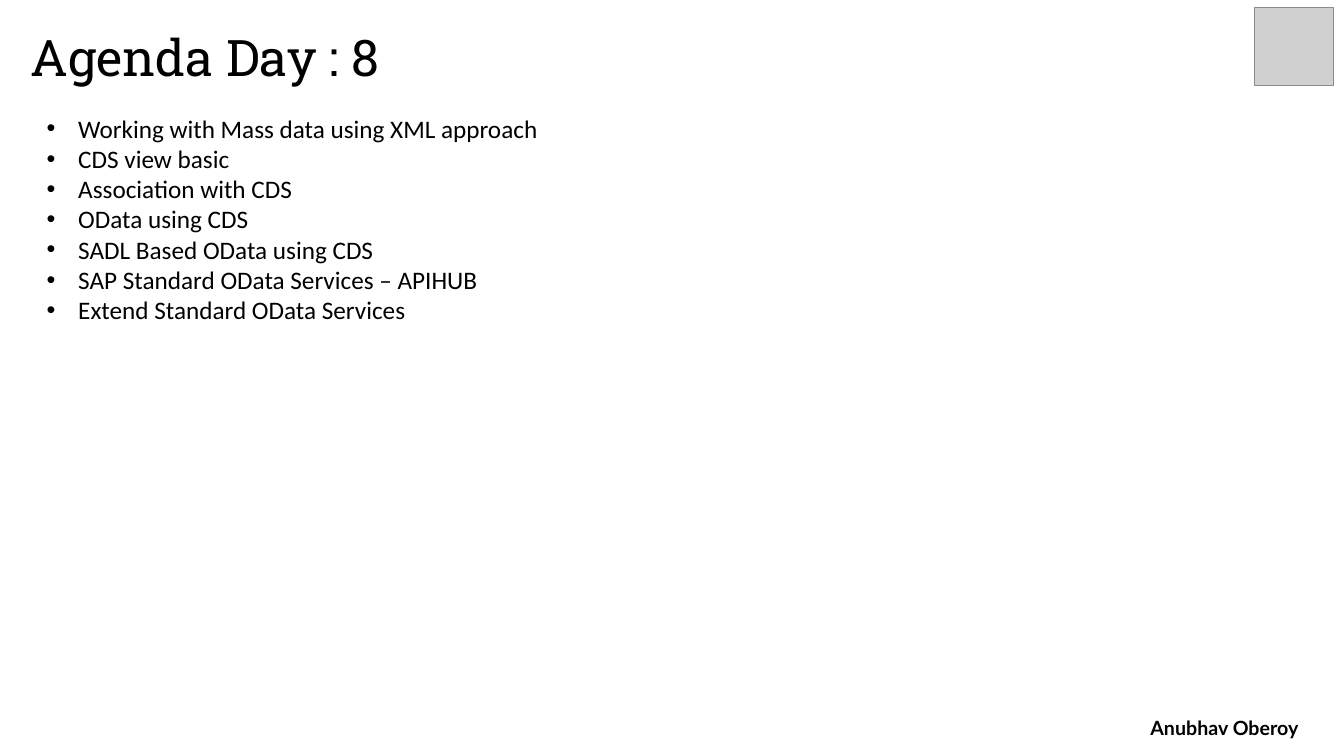
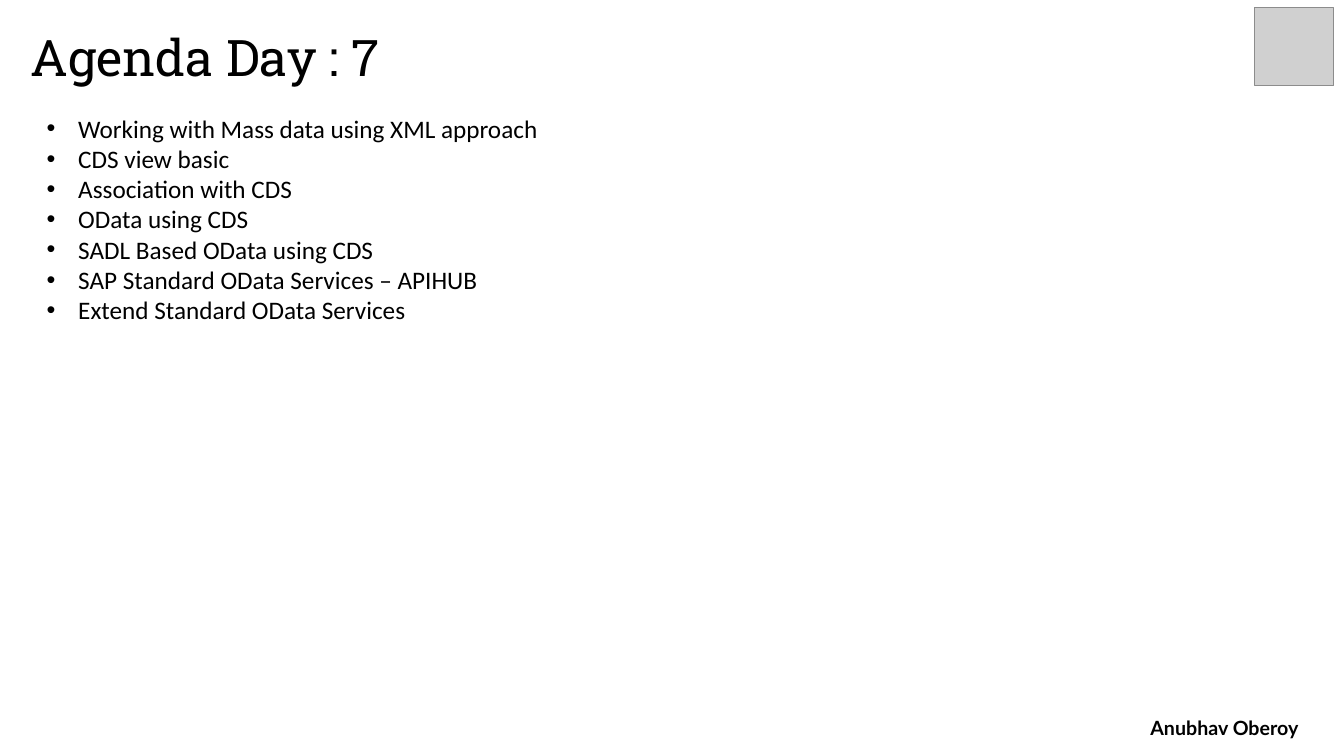
Before and after one commit to soyuztechnologies/CapgeminiODataTraining, a slide deck: slide 8 of OData Agenda.pptx (slide 9 before the commit). Drawn at 1344x756 pixels with LibreOffice and Linux fonts; fonts in the diff are those of the drawing; grey boxes stand for pictures. Boxes give left, top, right and bottom in pixels: in the first picture for what was removed or moved away, otherwise in the second. Text is boxed around its words. In the diff, an @@ line names an element or a change of style, - is before the commit and + after.

```diff
--- a/OData Agenda.pptx
+++ b/OData Agenda.pptx
@@ text at (31,37,380,87): text changed @@
-Agenda Day : 8
+Agenda Day : 7
```
Also in this commit, not shown: 2 other slides changed, 7 other files.
